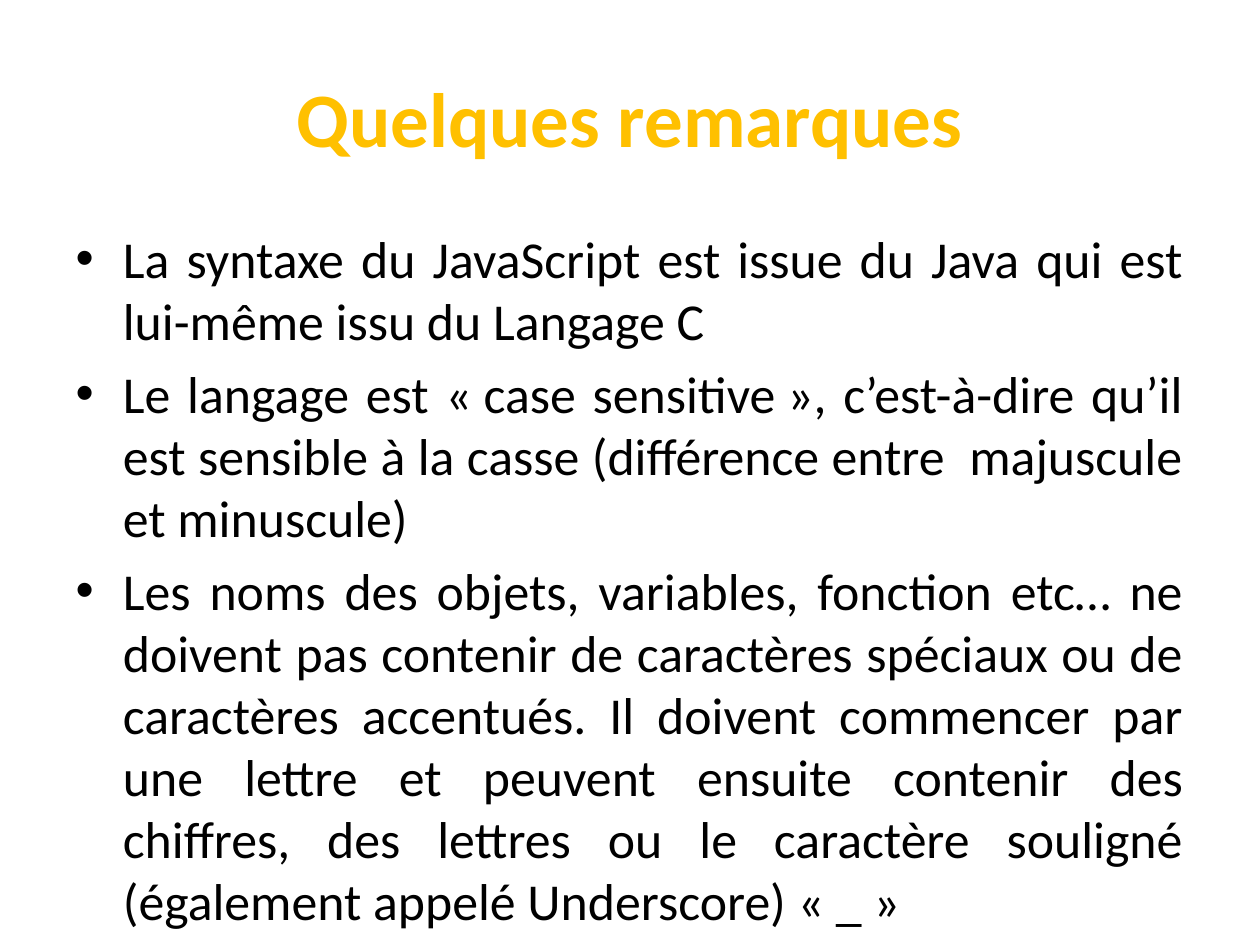
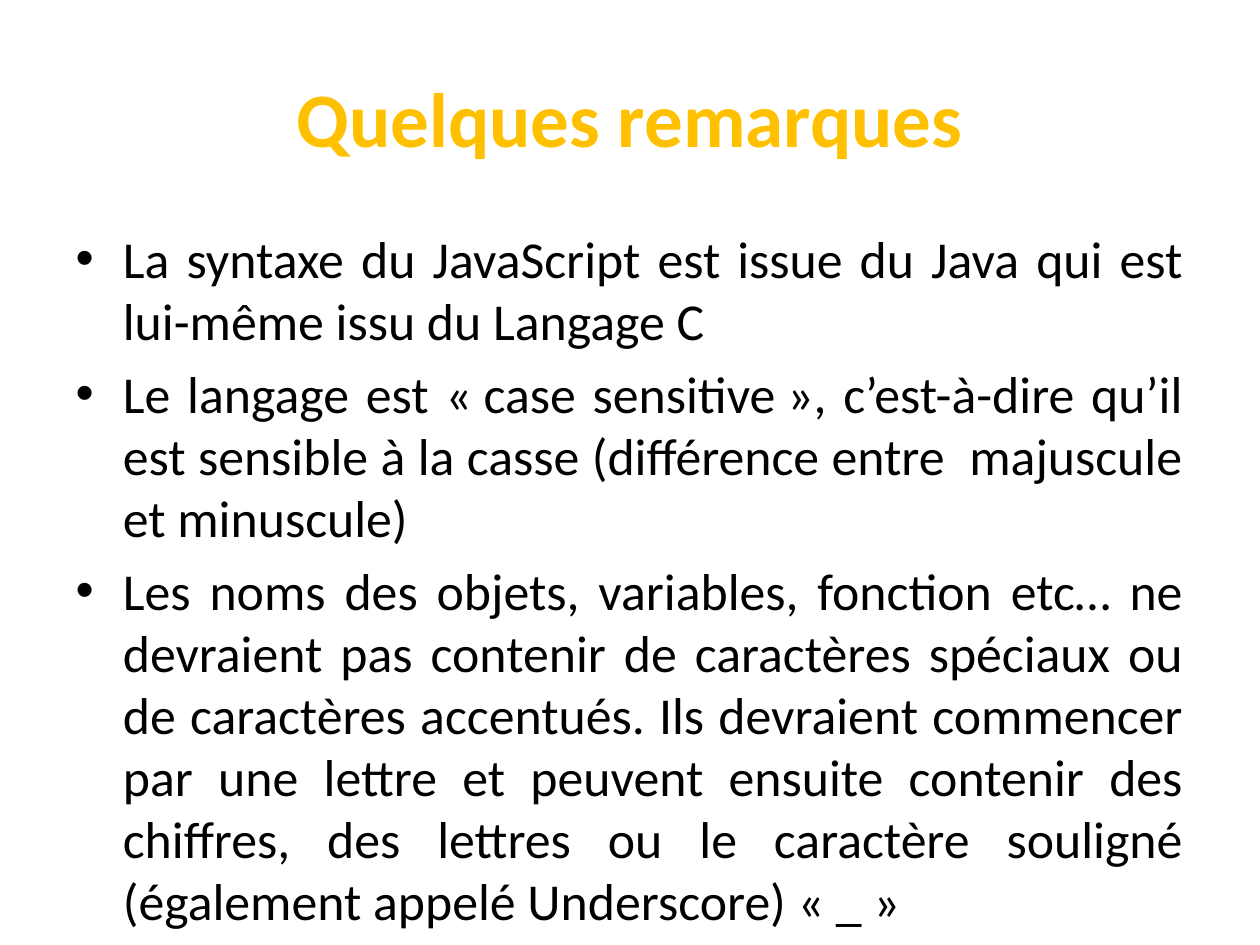
Before and after one commit to codeRoomMarseille/JavaScript_20180914, a slide deck: slide 11 of javascript.pptx. Drawn at 1260x945 pixels with LibreOffice and Linux fonts; fonts in the diff are those of the drawing. Boxes give left, top, right and bottom in pixels: in the first picture for what was removed or moved away, otherwise in the second. Text is boxed around its words. In the diff, an @@ line names an element or a change of style, - is before the commit and + after.

```diff
--- a/javascript.pptx
+++ b/javascript.pptx
@@ text at (123, 574, 1183, 867): text changed @@
-• Les noms des objets, variables, fonction etc… ne doivent pas contenir de caractères spéciaux ou de caractères accentués. Il doivent commencer par une lettre et peuvent ensuite contenir des chiffres, des lettres ou le caractère souligné (également appelé Underscore) « _ »
+• Les noms des objets, variables, fonction etc… ne devraient pas contenir de caractères spéciaux ou de caractères accentués. Ils devraient commencer par une lettre et peuvent ensuite contenir des chiffres, des lettres ou le caractère souligné (également appelé Underscore) « _ »
```
Also in this commit, not shown: 11 other slides changed.
